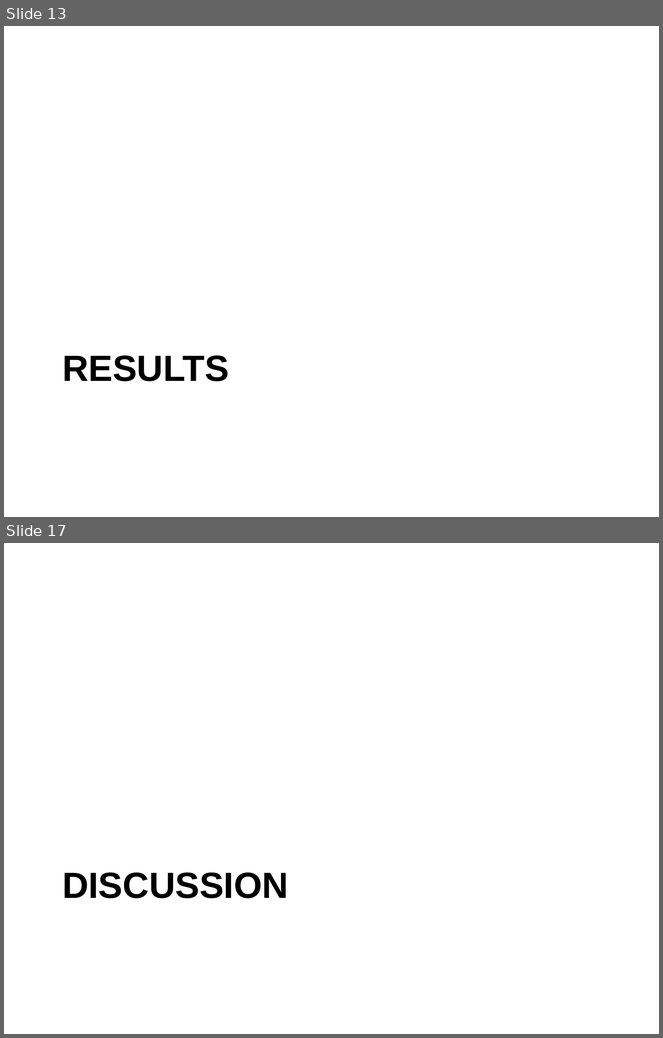
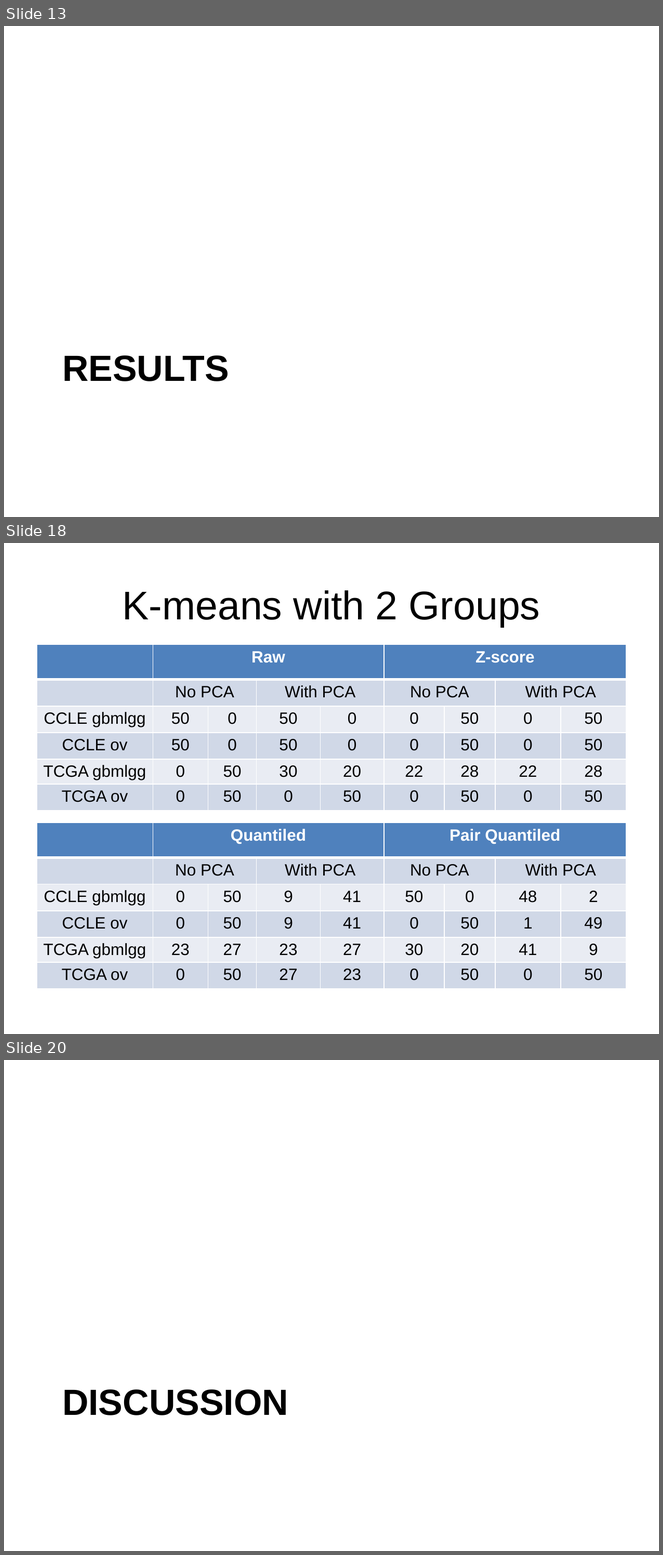
Before and after one commit to eotles/CS838, a slide deck: ProjectPresentation.pptx. Shown one above the other, each under a label of ours: slides 13 and 17 before the commit, slides 13, 18 and 20 after it; the slides between them are not shown. The pictures are 663x1038 and 663x1555 pixels, drawn with LibreOffice and Linux fonts; fonts in the diff are those of the drawing. Boxes give left, top, right and bottom in pixels: in the first picture for what was removed or moved away, otherwise in the second. Text is boxed around its words. In the diff, an @@ line names an element or a change of style, - is before the commit and + after.

```diff
--- a/ProjectPresentation.pptx
+++ b/ProjectPresentation.pptx
@@ slide 18 added at <box>4,543,659,1034</box>, background #FFFFFF @@
@@ title added at <box>122,590,540,627</box>, 44 pt, text #000000 @@
+K-means with 2 Groups
@@ table added at <box>37,644,626,812</box>, 6 rows, 9 columns @@
+ | Raw |  |  |  | Z-score |  |  | 
+ | No PCA |  | With PCA |  | No PCA |  | With PCA | 
+CCLE gbmlgg | 50 | 0 | 50 | 0 | 0 | 50 | 0 | 50
+CCLE ov | 50 | 0 | 50 | 0 | 0 | 50 | 0 | 50
+TCGA gbmlgg | 0 | 50 | 30 | 20 | 22 | 28 | 22 | 28
+TCGA ov | 0 | 50 | 0 | 50 | 0 | 50 | 0 | 50
@@ table added at <box>37,823,626,991</box>, 6 rows, 9 columns @@
+ | Quantiled |  |  |  | Pair Quantiled |  |  | 
+ | No PCA |  | With PCA |  | No PCA |  | With PCA | 
+CCLE gbmlgg | 0 | 50 | 9 | 41 | 50 | 0 | 48 | 2
+CCLE ov | 0 | 50 | 9 | 41 | 0 | 50 | 1 | 49
+TCGA gbmlgg | 23 | 27 | 23 | 27 | 30 | 20 | 41 | 9
+TCGA ov | 0 | 50 | 27 | 23 | 0 | 50 | 0 | 50
@@ what was slide 17 is now slide 20 @@
```
Also in this commit, not shown: 4 slides changed, 8 other slides added, 6 slides removed.
